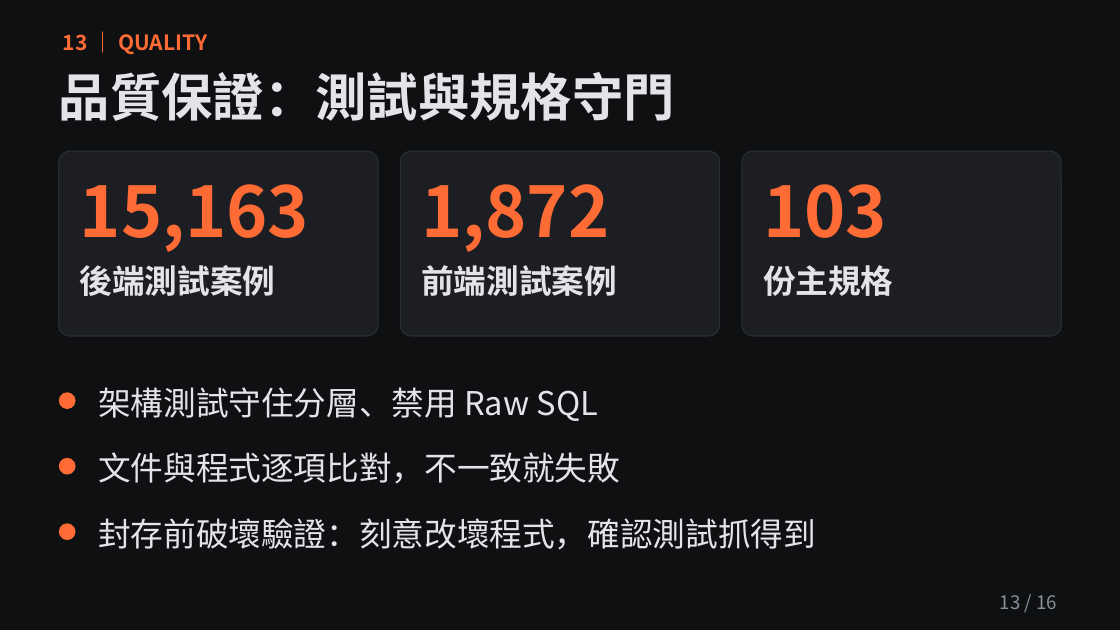
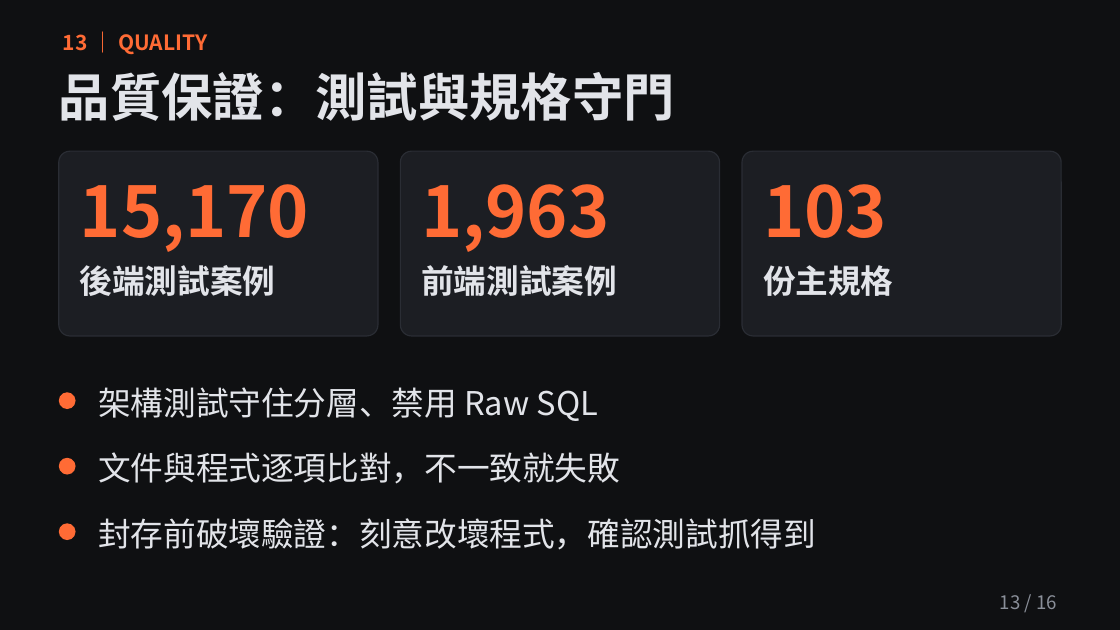
Before and after one commit to pp466pp466/R.A.C, a slide deck: slide 13 of docs/5.0簡報.pptx. Drawn at 1120x630 pixels with LibreOffice and Linux fonts; fonts in the diff are those of the drawing. Boxes give left, top, right and bottom in pixels: in the first picture for what was removed or moved away, otherwise in the second. Text is boxed around its words. In the diff, an @@ line names an element or a change of style, - is before the commit and + after.

```diff
--- a/docs/5.0簡報.pptx
+++ b/docs/5.0簡報.pptx
@@ text at (x1=80, y1=184, x2=309, y2=252): text changed @@
-15,163
+15,170
@@ text at (x1=421, y1=184, x2=609, y2=252): text changed @@
-1,872
+1,963
```
Also in this commit, not shown: 6 other slides changed, 9 other files.
